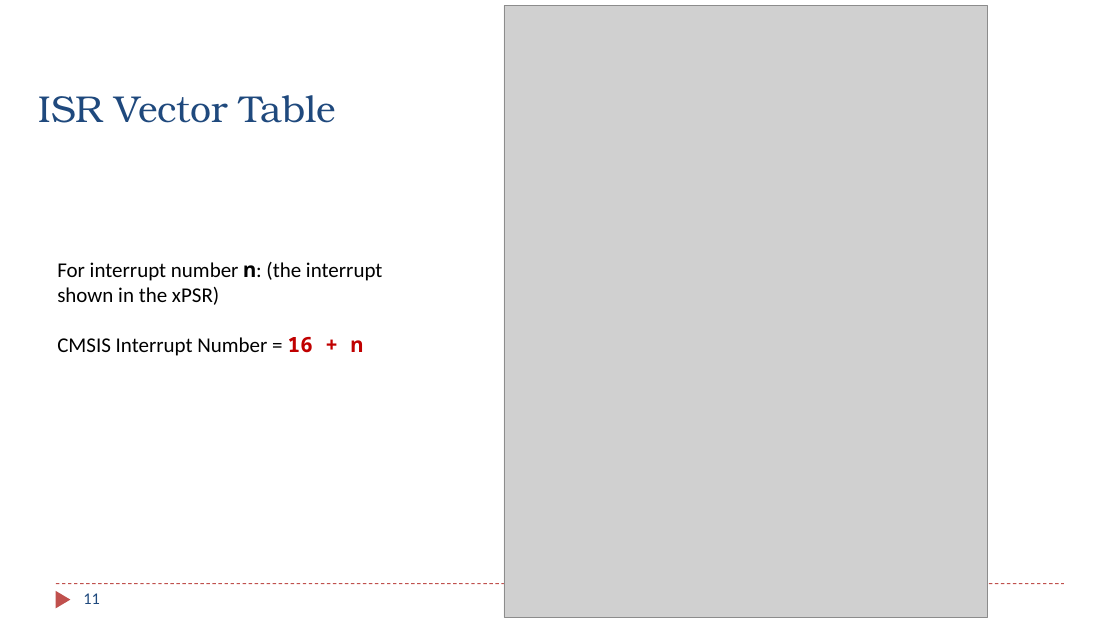
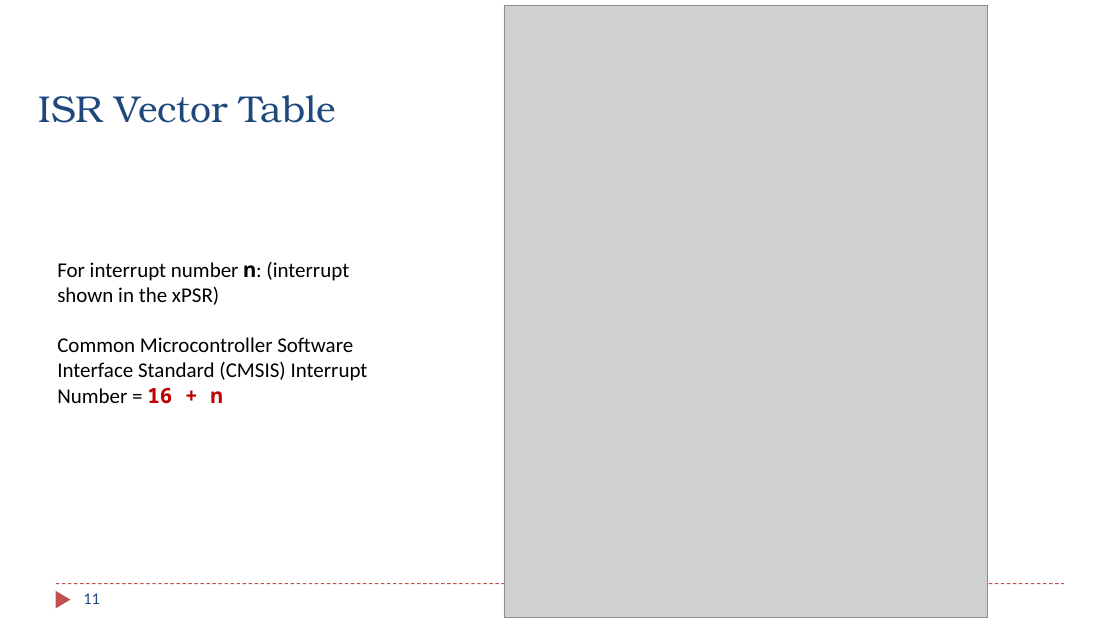
Before and after one commit to guhofstra/CSC111Fa25, a slide deck: slide 11 of PPTs/Ch11_Interrupt_1_Introduction.pptx. Drawn at 1120x630 pixels with LibreOffice and Linux fonts; fonts in the diff are those of the drawing; grey boxes stand for pictures. Boxes give left, top, right and bottom in pixels: in the first picture for what was removed or moved away, otherwise in the second. Text is boxed around its words. In the diff, an @@ line names an element or a change of style, - is before the commit and + after.

```diff
--- a/PPTs/Ch11_Interrupt_1_Introduction.pptx
+++ b/PPTs/Ch11_Interrupt_1_Introduction.pptx
@@ text at (57, 262, 368, 404): text changed @@
-For interrupt number n: (the interrupt shown in the xPSR)
-CMSIS Interrupt Number = 16 + n
+For interrupt number n: (interrupt shown in the xPSR)
+Common Microcontroller Software Interface Standard (CMSIS) Interrupt Number = 16 + n
```
Also in this commit, not shown: 10 other slides changed, 10 other files.
